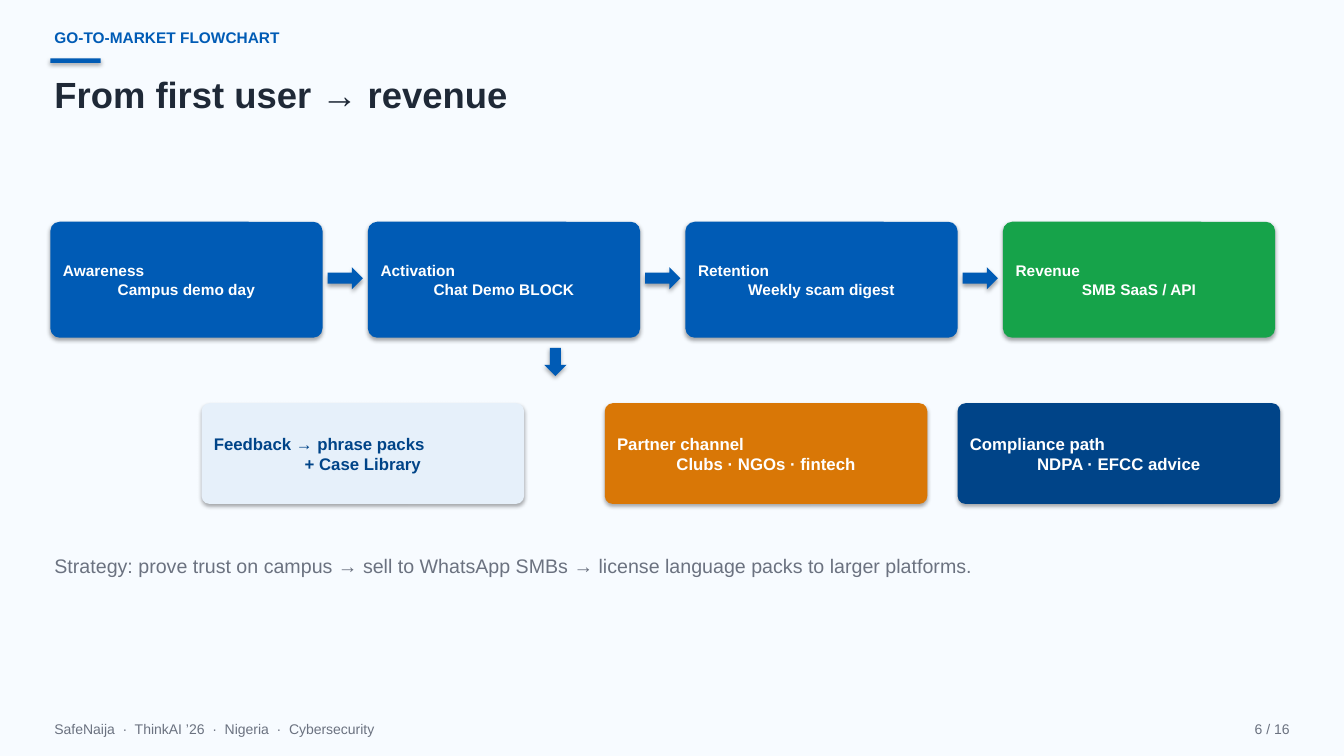
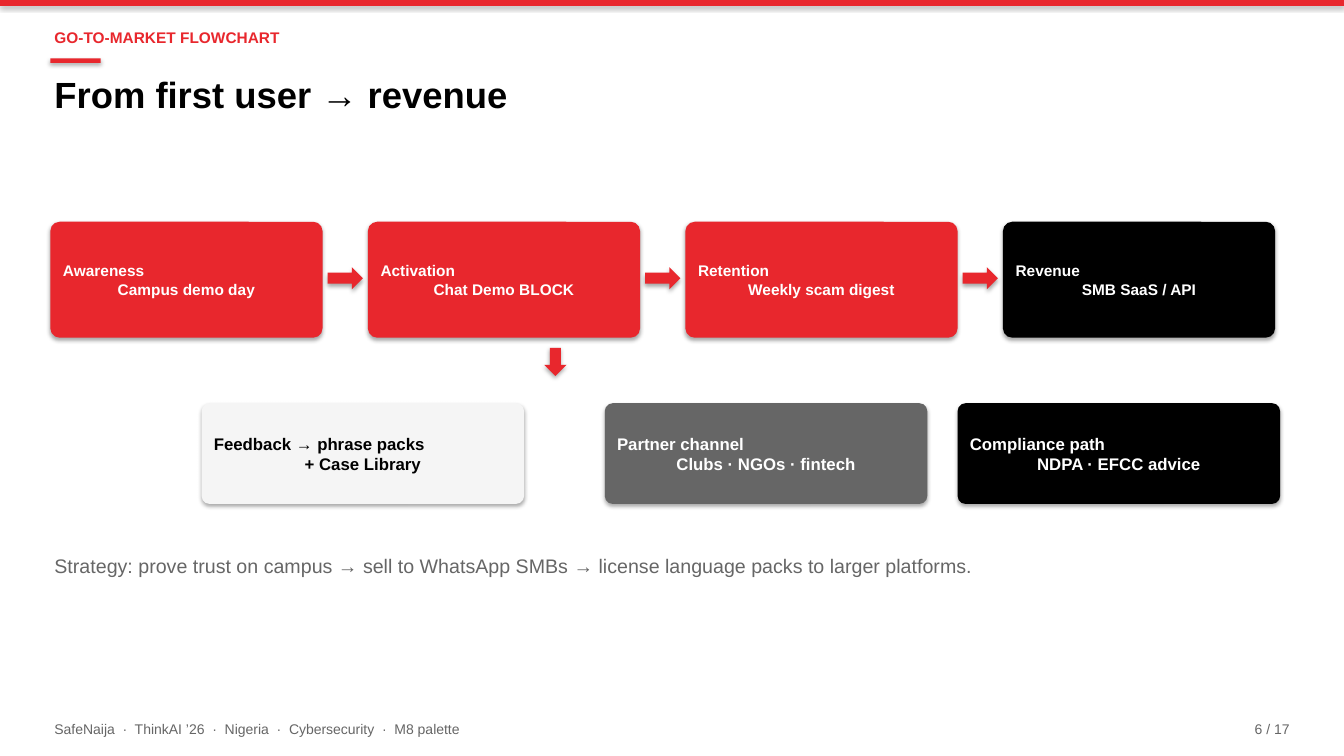
Before and after one commit to Shreeya1-pixel/SafeNajia, a slide deck: slide 6 of outputs/SafeNaija.pptx. Drawn at 1344x756 pixels with LibreOffice and Linux fonts; fonts in the diff are those of the drawing. Boxes give left, top, right and bottom in pixels: in the first picture for what was removed or moved away, otherwise in the second. Text is boxed around its words. In the diff, an @@ line names an element or a change of style, - is before the commit and + after.

```diff
--- a/outputs/SafeNaija.pptx
+++ b/outputs/SafeNaija.pptx
@@ rectangle at (0,0,1344,756): fill #F7FBFF to #FFFFFF @@
@@ rectangle added at (0,0,1344,6), fill #E8272D @@
@@ text "GO-TO-MARKET FLOWCHART" at (54,32,279,43): text colour #005BB5 to #E8272D @@
@@ text "From first user → revenue" at (54,81,508,109): text colour #1F2937 to #000000 @@
@@ rounded rectangle "Revenue SMB SaaS / API" at (1003,222,1275,338): fill #16A34A to #000000 @@
@@ fill #005BB5 to #E8272D in 8 elements at (50,222,323,338), (368,222,640,338), (686,222,958,338), (50,58,101,63), (328,267,363,289), (645,267,681,289), (963,267,998,289), (544,348,567,376) @@
@@ rounded rectangle "Feedback → phrase packs + ..." at (202,403,524,504): text colour #004488 to #000000; fill #E6F0FA to #F5F5F5 @@
@@ rounded rectangle "Partner channel Clubs · NGOs ..." at (605,403,928,504): fill #D97706 to #666666 @@
@@ rounded rectangle "Compliance path NDPA · EFCC ..." at (958,403,1280,504): fill #004488 to #000000 @@
@@ text "Strategy: prove trust on campus ..." at (54,559,971,577): text colour #6B7280 to #666666 @@
@@ text at (54,724,460,737): text changed; text colour #6B7280 to #666666 @@
-SafeNaija · ThinkAI ’26 · Nigeria · Cybersecurity
+SafeNaija · ThinkAI ’26 · Nigeria · Cybersecurity · M8 palette
@@ text at (1255,724,1290,734): text changed; text colour #6B7280 to #666666 @@
-6 / 16
+6 / 17
```
Also in this commit, not shown: 15 other slides changed, 1 slide added, 3 other files.
